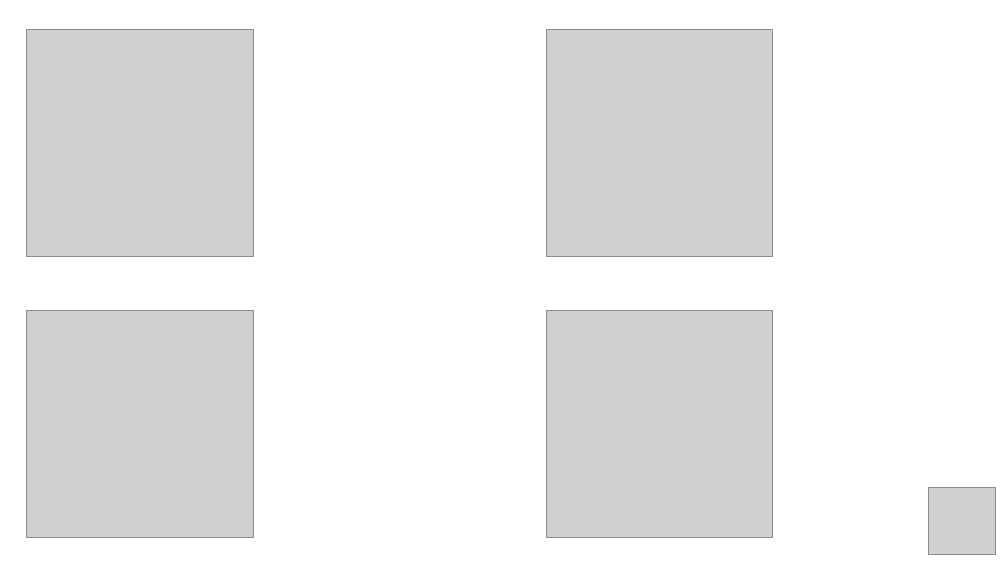
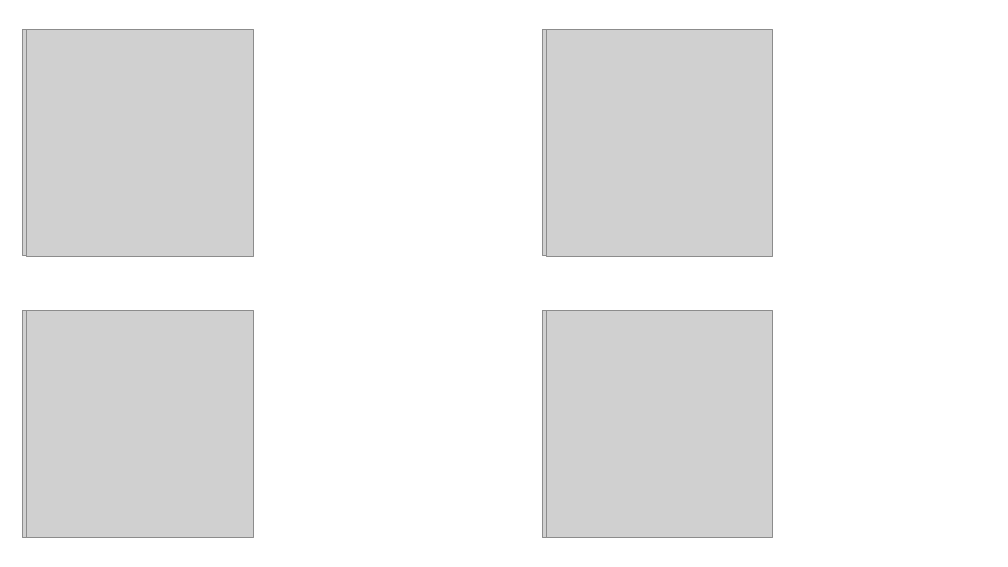
Before and after one commit to andreagraystein/LEL, a slide deck: slide 8 of Slides/intro_scenario.pptx (slide 6 before the commit). Drawn at 1008x567 pixels with LibreOffice and Linux fonts; fonts in the diff are those of the drawing; grey boxes stand for pictures. Boxes give left, top, right and bottom in pixels: in the first picture for what was removed or moved away, otherwise in the second. Text is boxed around its words. In the diff, an @@ line names an element or a change of style, - is before the commit and + after.

```diff
--- a/Slides/intro_scenario.pptx
+++ b/Slides/intro_scenario.pptx
@@ picture added at <box>23,29,250,256</box> @@
@@ picture added at <box>543,29,770,256</box> @@
@@ picture added at <box>23,310,250,537</box> @@
@@ picture added at <box>543,310,770,537</box> @@
@@ picture removed at <box>929,487,996,554</box> @@
```
Also in this commit, not shown: 2 other slides changed, 6 slides added, 5 slides removed, 32 other files.
